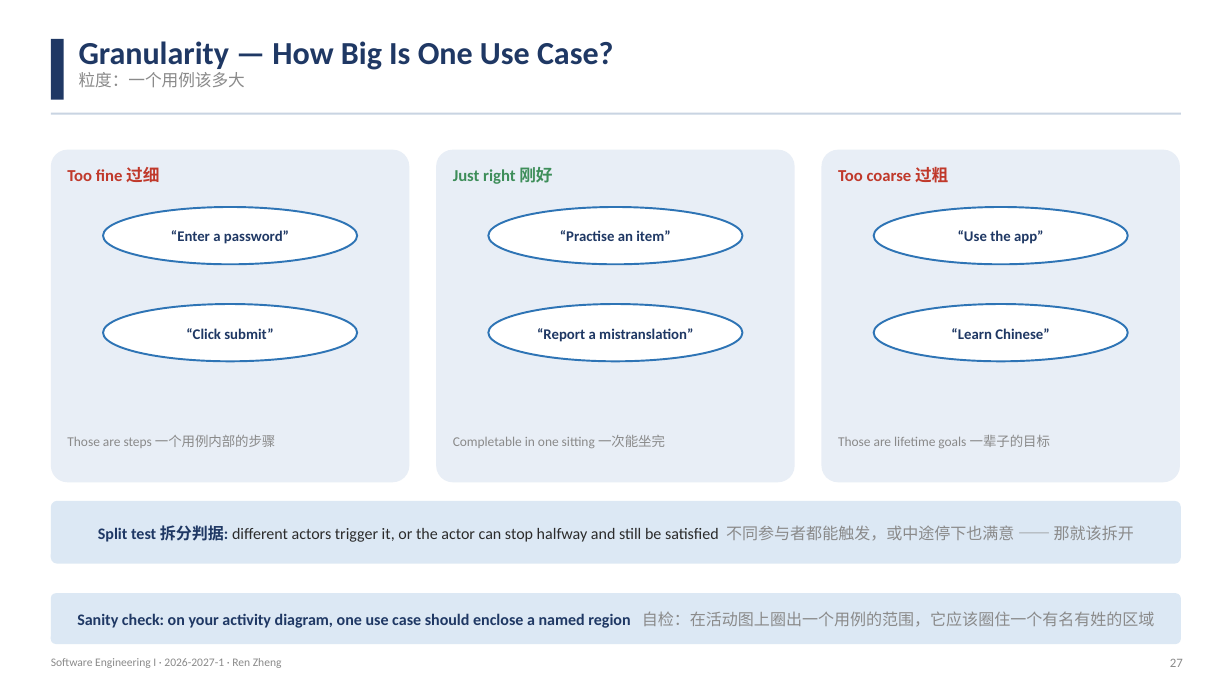
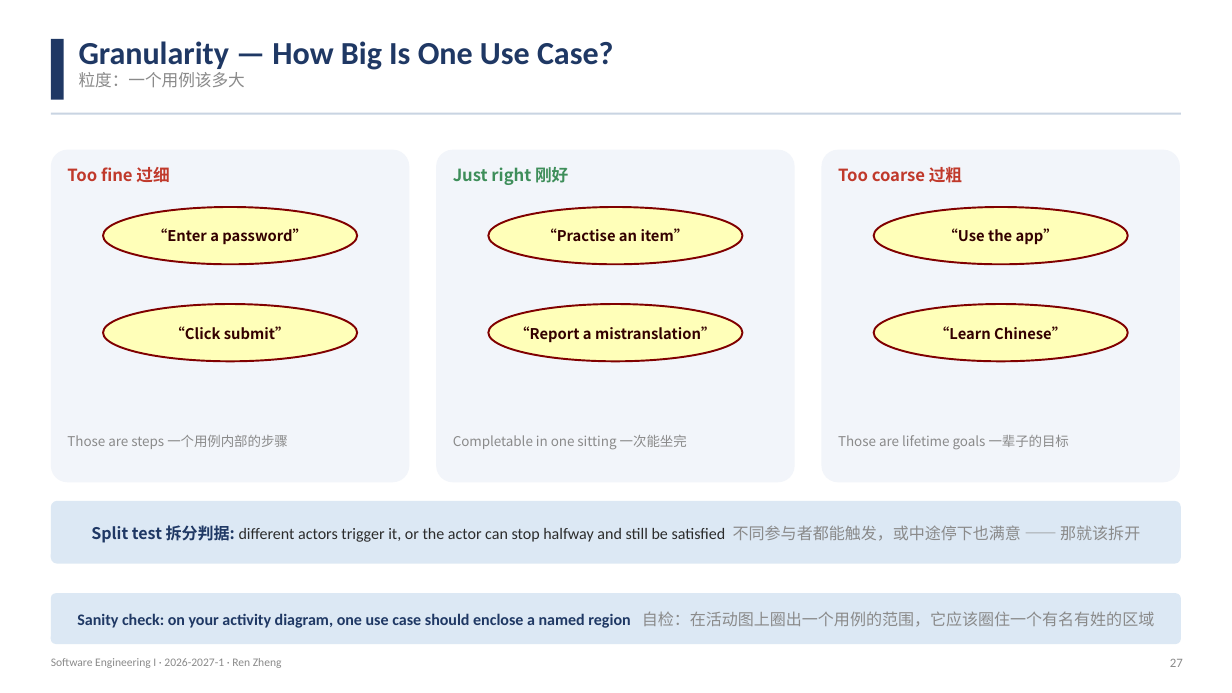
Before and after one commit to klausren/software-engineering-course, a slide deck: slide 27 of 01-slides/W07-Requirements-Modeling-Use-Case.pptx. Drawn at 1232x693 pixels with LibreOffice and Linux fonts; fonts in the diff are those of the drawing. Boxes give left, top, right and bottom in pixels: in the first picture for what was removed or moved away, otherwise in the second. Text is boxed around its words. In the diff, an @@ line names an element or a change of style, - is before the commit and + after.

Commit message:
fix: redraw the UML diagrams to proper UML notation
The first pass drew recognisable shapes but got the notation wrong, and a
student would have learned the wrong conventions from it. Compared against
the Chinese lecture decks (需求技术（1）/（2）) and the UML spec, five
things were wrong:

1. include/extend used a FILLED triangle arrowhead. UML dependencies use
   an OPEN arrowhead -- now drawn as a real V from two short segments.
2. Generalisation used a filled triangle. It must be a HOLLOW triangle.
   It is now drawn from three line segments, so the tip lands exactly on
   the target instead of drifting (rotating a preset shape rotates about
   its centre, not its tip).
3. Use cases were white with a blue outline. The classic rendering -- and
   the one in the Chinese decks -- is a lemon-yellow fill (#FFFFB9) with
   a dark-red outline (#800000), sampled from the actual pixels. Actors
   get a solid cream head rather than an empty circle.
4. The include arrow pointed the wrong way in the reference model. UML:
   include points from the BASE to the INCLUDED use case; extend points
   from the extending use case to the BASE. The slide text said "both
   arrows point at the depended-upon element", which is too vague to
   learn from -- it now names which end each one points at.
5. Every shape carried a theme drop shadow. `shadow.inherit = False`
   only writes an empty <a:effectLst/>, which LibreOffice does not
   honour; the <p:style> block with its effectRef has to be removed.

Also: the reference model is laid out one column per actor so the
association lines no longer cross the whole diagram, and the Bad UML
Clinic markers now sit on the element each defect actually belongs to,
numbered to match the list on the right.

All five decks re-verified: no empty pages, no footer collisions, no text
overlaps, no SafeHome/Daisy content, no personal data.

```diff
--- a/01-slides/W07-Requirements-Modeling-Use-Case.pptx
+++ b/01-slides/W07-Requirements-Modeling-Use-Case.pptx
@@ fill #E8EEF6 to #F2F5FA in 3 elements at (51, 150, 409, 482), (436, 150, 795, 482), (822, 150, 1180, 482) @@
@@ fill #FFFFFF to #FFFFB9; outline #2E74B5 1.5 pt to #800000 1.5 pt in 6 elements at (489, 207, 743, 264), (489, 304, 743, 361), (874, 207, 1128, 264), (874, 304, 1128, 361), (103, 207, 357, 264), (103, 304, 357, 361) @@
@@ font Calibri to Noto Sans CJK SC, text colour #1F3864 to #330000 in 6 elements at (153, 228, 307, 245), (170, 326, 290, 339), (542, 228, 689, 242), (515, 326, 716, 343), (943, 228, 1059, 245), (935, 326, 1066, 340) @@
@@ font Calibri to Noto Sans CJK SC in 6 elements at (67, 167, 169, 182), (67, 435, 288, 449), (453, 167, 568, 185), (453, 435, 687, 449), (838, 167, 962, 183), (838, 435, 1069, 449) @@
@@ text "Split test 拆分判据: different actors ..." at (91, 525, 1140, 543): font Calibri to Noto Sans CJK SC in "Split test 拆分判据: 不同参与者都能触发，或中途停下也满意 —— 那就该拆开" @@
@@ text "Sanity check: on your activity ..." at (77, 611, 1155, 628): font Calibri to Noto Sans CJK SC in "自检：在活动图上圈出一个用例的范围，它应该圈住一个有名有姓的区域" @@
```
Also in this commit, not shown: 8 other slides changed, 2 other files.
